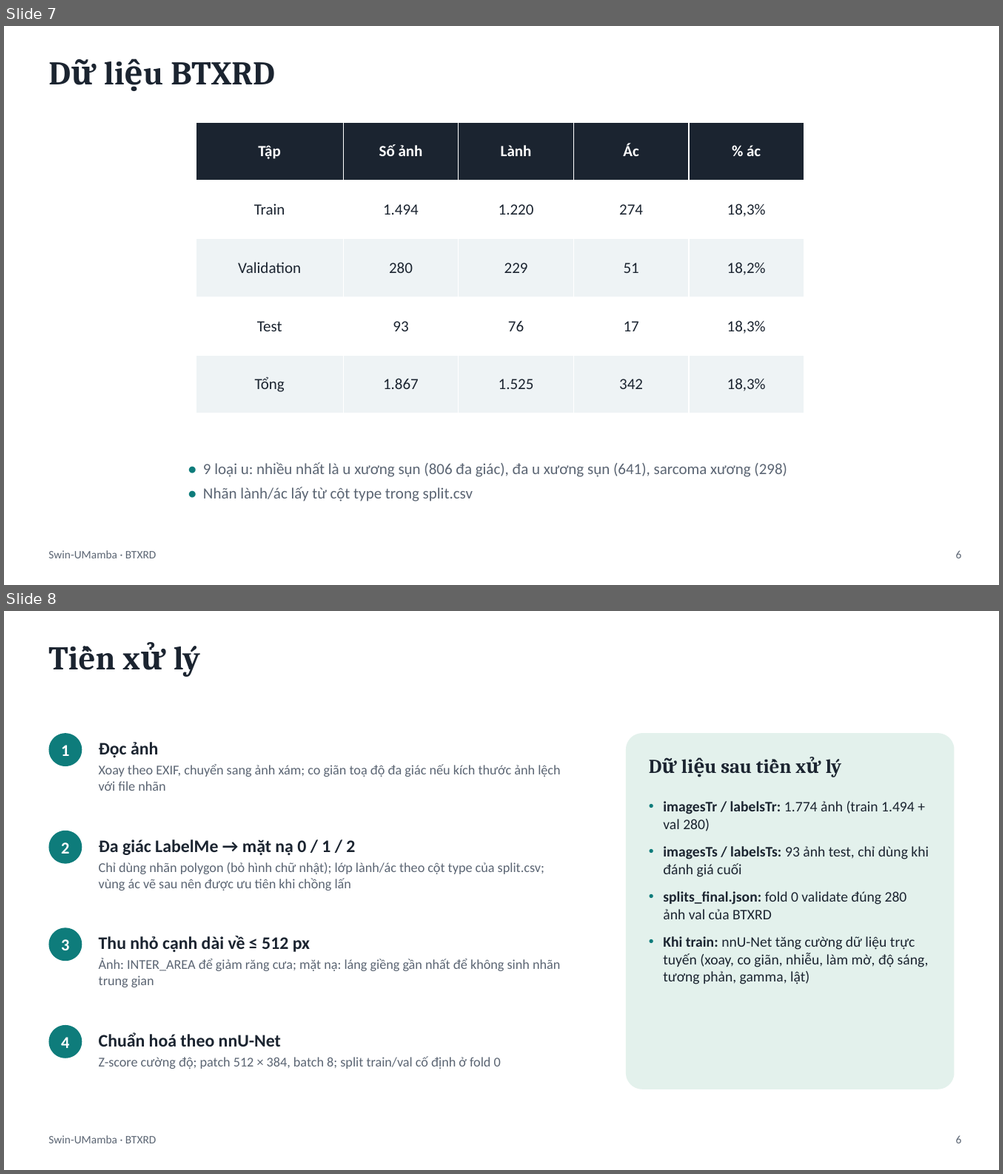
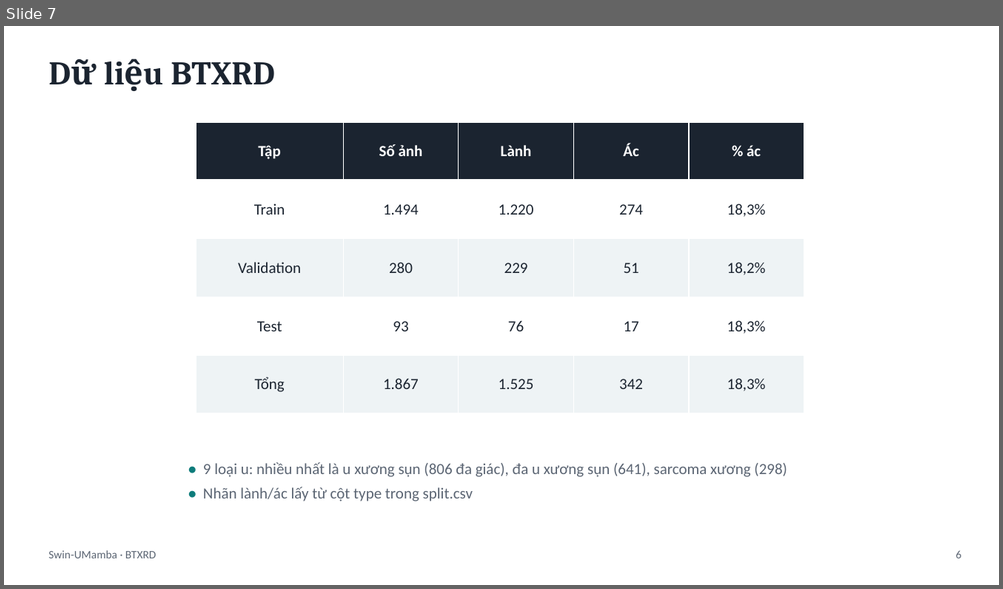
Before and after one commit to 67htb5vn/Swin-UMamba, a slide deck: slide.pptx. Shown one above the other, each under a label of ours: slides 7 and 8 before the commit, slide 7 after it. The pictures are 1003x1174 and 1003x589 pixels, drawn with LibreOffice and Linux fonts; fonts in the diff are those of the drawing. Boxes give left, top, right and bottom in pixels: in the first picture for what was removed or moved away, otherwise in the second. Text is boxed around its words. In the diff, an @@ line names an element or a change of style, - is before the commit and + after.

```diff
--- a/slide.pptx
+++ b/slide.pptx
@@ slide 8 removed at (4,611,999,1170), background #FFFFFF @@
@@ text removed at (173,646,200,677) @@
-Tiền xử lý
@@ ellipse removed at (48,733,82,766) @@
-1
@@ text removed at (99,742,560,791) @@
-Đọc ảnh
-Xoay theo EXIF, chuyển sang ảnh xám; co giãn toạ độ đa giác nếu kích thước ảnh lệch với file nhãn
@@ rounded rectangle removed at (626,733,954,1090) @@
@@ text removed at (720,759,841,777) @@
-Dữ liệu sau tiền xử lý
@@ text removed at (663,801,928,985) @@
-• imagesTr / labelsTr: 1.774 ảnh (train 1.494 + val 280)
-• imagesTs / labelsTs: 93 ảnh test, chỉ dùng khi đánh giá cuối
-• splits_final.json: fold 0 validate đúng 280 ảnh val của BTXRD
-• Khi train: nnU-Net tăng cường dữ liệu trực tuyến (xoay, co giãn, nhiễu, làm mờ, độ sáng, tương phản, gamma, lật)
@@ ellipse removed at (48,830,82,863) @@
-2
@@ text removed at (99,840,544,891) @@
-Đa giác LabelMe → mặt nạ 0 / 1 / 2
-Chỉ dùng nhãn polygon (bỏ hình chữ nhật); lớp lành/ác theo cột type của split.csv; vùng ác vẽ sau nên được ưu tiên khi chồng lấn
@@ ellipse removed at (48,928,82,961) @@
-3
@@ text removed at (99,936,560,971) @@
-Thu nhỏ cạnh dài về ≤ 512 px
-Ảnh: INTER_AREA để giảm răng cưa; mặt nạ: láng giềng gần nhất để không sinh nhãn trung gian
@@ ellipse removed at (48,1026,82,1059) @@
-4
@@ text removed at (99,1033,501,1069) @@
-Chuẩn hoá theo nnU-Net
-Z-score cường độ; patch 512 × 384, batch 8; split train/val cố định ở fold 0
@@ text removed at (48,1136,156,1144) @@
-Swin-UMamba · BTXRD
@@ text removed at (956,1136,962,1144) @@
-6
```
Also in this commit, not shown: 7 slides changed, 2 slides added, 2 other slides removed, 9 other files.
